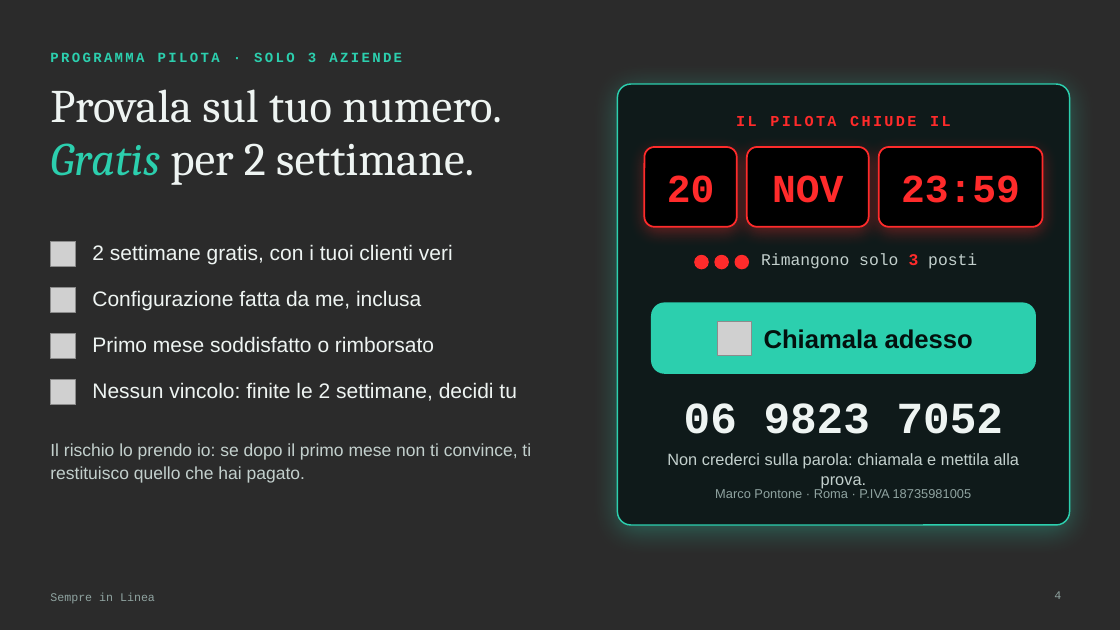
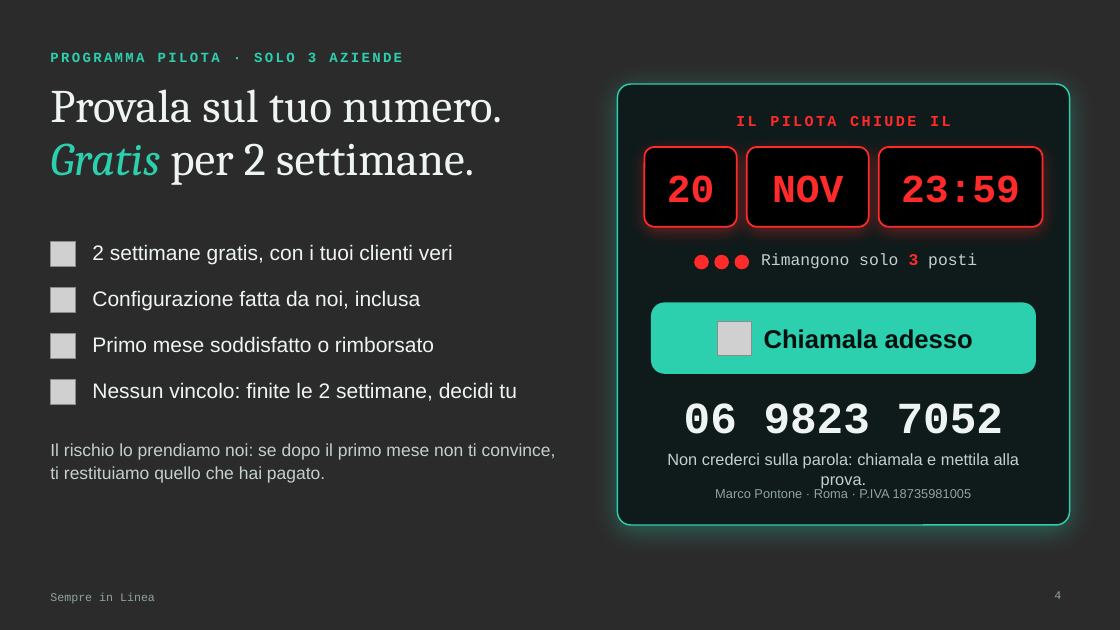
Before and after one commit to marcointegrator/LAnding2, a slide deck: slide 4 of Sempre-in-Linea-presentazione.pptx. Drawn at 1120x630 pixels with LibreOffice and Linux fonts; fonts in the diff are those of the drawing; grey boxes stand for pictures; background and template pictures are left out; a plain dark background stands for a picture behind light text. Boxes give left, top, right and bottom in pixels: in the first picture for what was removed or moved away, otherwise in the second. Text is boxed around its words. In the diff, an @@ line names an element or a change of style, - is before the commit and + after.

```diff
--- a/Sempre-in-Linea-presentazione.pptx
+++ b/Sempre-in-Linea-presentazione.pptx
@@ text at bbox=[92, 290, 420, 311]: text changed @@
-Configurazione fatta da me, inclusa
+Configurazione fatta da noi, inclusa
@@ text at bbox=[50, 443, 556, 483]: text changed @@
-Il rischio lo prendo io: se dopo il primo mese non ti convince, ti restituisco quello che hai pagato.
+Il rischio lo prendiamo noi: se dopo il primo mese non ti convince, ti restituiamo quello che hai pagato.
```
Also in this commit, not shown: 1 other slide changed, 1 other file.
